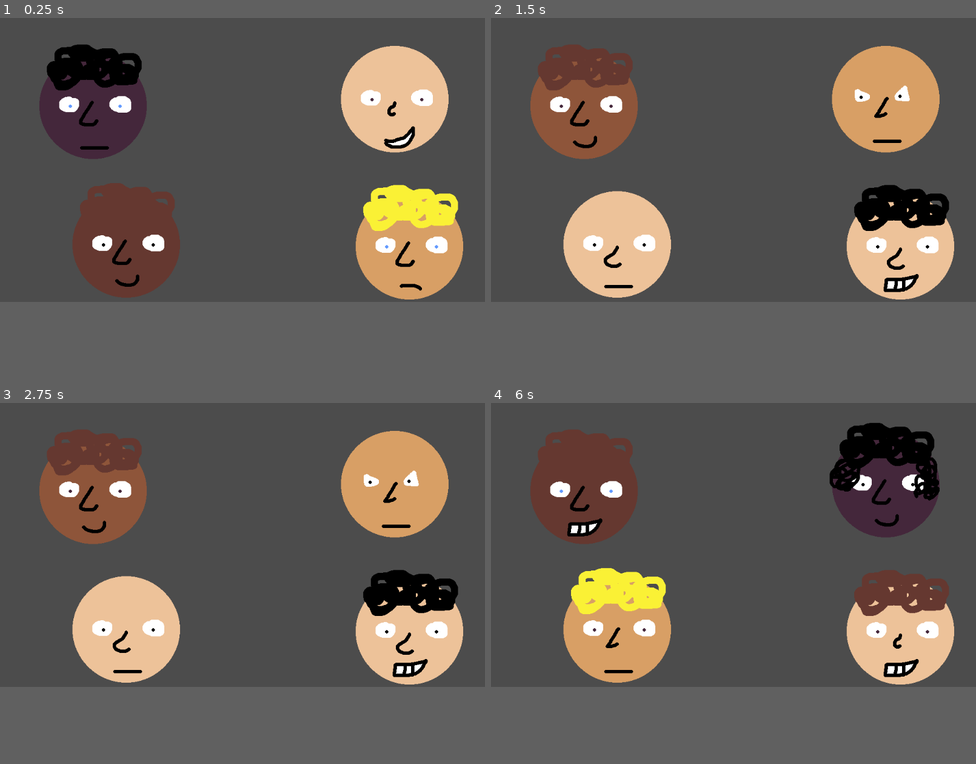
Above: before the commit, frames 1-4 (two rows, left to right).
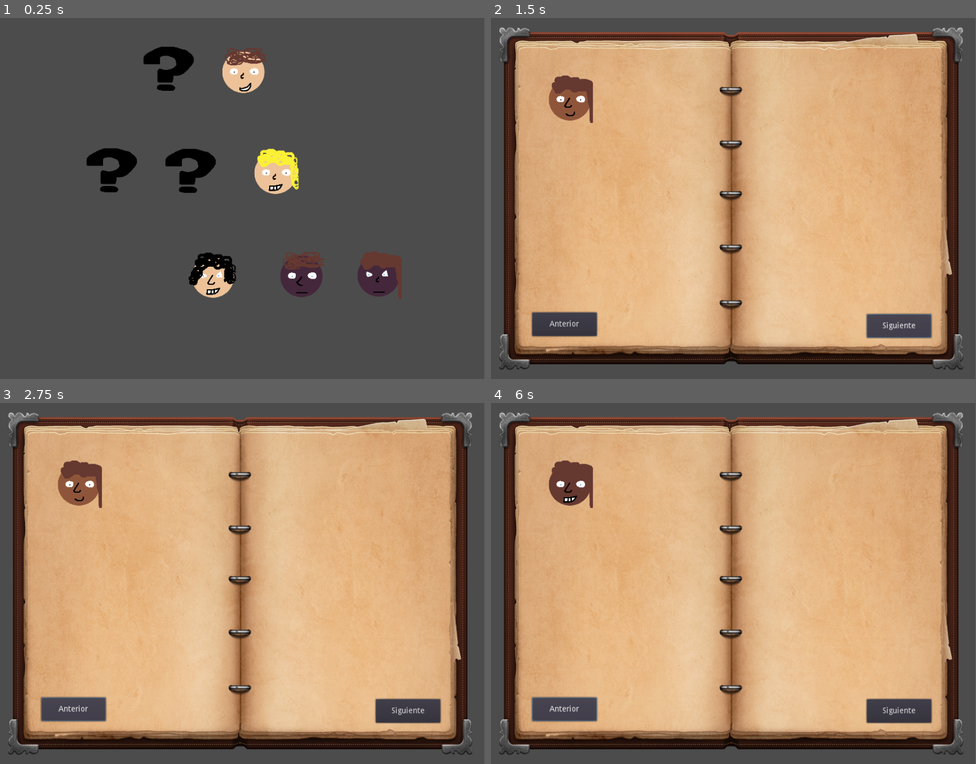
Above: after the commit, the same moments.

Repository: jnrdrgz/ggj-2023
Game: Godot game, scene res://MainScene.tscn
Same seed, same stepped clock (60 frames per second), same inputs: the game is played once before the commit and once after it.
Inputs (mouse positions are in pixels of both pictures, inside the frame that each line leads up to):
- Up to frame 1 (0.25 s): no input
- Up to frame 2 (1.5 s): tap Enter (ui_accept) at 0.5, 0.77, 0.8, 1.07 s; tap S (show_book, bound only after the commit) at 0.6 s; click (898, 259) at 1.25 s, where only the run after the commit has a clickable "Siguiente"
- Up to frame 3 (2.75 s): click (72, 644) at 2 s, where only the run after the commit has a clickable "Anterior"
- Up to frame 4 (6 s): click (898, 644) at 2.75 s, where only the run after the commit has a clickable "Siguiente"; click (563, 644) at 3.5 s, where only the run after the commit has a clickable "Anterior"; click (898, 644) at 4.25 s, where only the run after the commit has a clickable "Siguiente"; click (563, 644) at 5 s, where only the run after the commit has a clickable "Anterior"; tap Enter (ui_accept) at 5.75, 5.85 s
In our replay, the window is 800x468 before the commit and 799x595 after it. These sizes can differ from the game's own. Grey fills any space a smaller window leaves; there, only what the larger window draws over its background counts as a difference.

The runs differ from the first frame. In frame 1, 27% of the frame differs, in the area x 8-96%, y 7-78%; in frame 2, 75%; in frame 3, 75%; in frame 4, 81%, in the area x 1-98%, y 2-98%.

Commit message:
placeholder assets + tests

Diff:
--- /dev/null
+++ b/BookOfFaces.tscn
@@ -0,0 +1,29 @@
+[gd_scene load_steps=3 format=2]
+
+[ext_resource path="res://assets/book.png" type="Texture" id=1]
+[ext_resource path="res://RandomFace.tscn" type="PackedScene" id=2]
+
+[node name="BookOfFaces" type="Node2D"]
+
+[node name="Book" type="Sprite" parent="."]
+position = Vector2( 423, 313.5 )
+scale = Vector2( 0.558526, 0.640351 )
+texture = ExtResource( 1 )
+
+[node name="RandomFace" parent="." instance=ExtResource( 2 )]
+position = Vector2( 102, 97 )
+scale = Vector2( 0.33, 0.33 )
+
+[node name="Siguiente" type="Button" parent="."]
+margin_left = 672.0
+margin_top = 520.0
+margin_right = 787.0
+margin_bottom = 562.0
+text = "Siguiente"
+
+[node name="Anterior" type="Button" parent="."]
+margin_left = 78.0
+margin_top = 517.0
+margin_right = 193.0
+margin_bottom = 559.0
+text = "Anterior"
--- /dev/null
+++ b/MainScene.gd
@@ -0,0 +1,15 @@
+extends Node2D
+
+
+# Declare member variables here. Examples:
+# var a = 2
+# var b = "text"
+
+
+# Called when the node enters the scene tree for the first time.
+func _ready():
+	pass
+
+func _process(delta):
+	if Input.is_action_just_pressed("show_book"):
+		$BookOfFaces.visible = not $BookOfFaces.visible
--- a/MainScene.tscn
+++ b/MainScene.tscn
@@ -1,17 +1,46 @@
-[gd_scene load_steps=2 format=2]
+[gd_scene load_steps=5 format=2]
 
 [ext_resource path="res://RandomFace.tscn" type="PackedScene" id=1]
+[ext_resource path="res://BookOfFaces.tscn" type="PackedScene" id=2]
+[ext_resource path="res://MainScene.gd" type="Script" id=3]
+[ext_resource path="res://SignoPregunta.tscn" type="PackedScene" id=4]
 
-[node name="Node2D" type="Node2D"]
-
-[node name="RandomFace" parent="." instance=ExtResource( 1 )]
-position = Vector2( 66, 56 )
+[node name="Main" type="Node2D"]
+position = Vector2( 10, 15 )
+script = ExtResource( 3 )
 
 [node name="RandomFace2" parent="." instance=ExtResource( 1 )]
-position = Vector2( 703, 42 )
+position = Vector2( 379, 38 )
+scale = Vector2( 0.33, 0.33 )
 
-[node name="RandomFace3" parent="." instance=ExtResource( 1 )]
-position = Vector2( 136, 349 )
+[node name="RandomFace5" parent="." instance=ExtResource( 1 )]
+position = Vector2( 436, 217 )
+scale = Vector2( 0.33, 0.33 )
 
-[node name="RandomFace4" parent="." instance=ExtResource( 1 )]
-position = Vector2( 734, 353 )
+[node name="RandomFace6" parent="." instance=ExtResource( 1 )]
+position = Vector2( 325, 401 )
+scale = Vector2( 0.33, 0.33 )
+
+[node name="RandomFace7" parent="." instance=ExtResource( 1 )]
+position = Vector2( 482, 400 )
+scale = Vector2( 0.33, 0.33 )
+
+[node name="RandomFace8" parent="." instance=ExtResource( 1 )]
+position = Vector2( 619, 399 )
+scale = Vector2( 0.33, 0.33 )
+
+[node name="SignoPregunta" parent="." instance=ExtResource( 4 )]
+position = Vector2( 240, 36 )
+scale = Vector2( 0.461813, 0.315763 )
+
+[node name="SignoPregunta2" parent="." instance=ExtResource( 4 )]
+position = Vector2( 139, 216 )
+scale = Vector2( 0.461813, 0.315763 )
+
+[node name="SignoPregunta3" parent="." instance=ExtResource( 4 )]
+position = Vector2( 279, 217 )
+scale = Vector2( 0.461813, 0.315763 )
+
+[node name="BookOfFaces" parent="." instance=ExtResource( 2 )]
+visible = false
+position = Vector2( -15, -10 )
--- a/RandomFace.gd
+++ b/RandomFace.gd
@@ -4,19 +4,19 @@
 
 func get_random_face():
 	var rand_boca = rng.randi_range(1,5)
-	$Boca.texture = load("res://assets/boca/boca%s.png" % rand_boca)
+	$Boca.texture = load("res://assets/mujer/boca/boca%s.png" % rand_boca)
 
 	var rand_cara = rng.randi_range(1,5)
-	$Cara.texture = load("res://assets/cara/cara%s.png" % rand_cara)
+	$Cara.texture = load("res://assets/mujer/cara/cara%s.png" % rand_cara)
 
 	var rand_nariz = rng.randi_range(1,5)
-	$Nariz.texture = load("res://assets/nariz/nariz%s.png" % rand_nariz)
+	$Nariz.texture = load("res://assets/mujer/nariz/nariz%s.png" % rand_nariz)
 
 	var rand_ojos = rng.randi_range(1,5)
-	$Ojos.texture = load("res://assets/ojos/ojos%s.png" % rand_ojos)
+	$Ojos.texture = load("res://assets/mujer/ojos/ojos%s.png" % rand_ojos)
 
 	var rand_pelo = rng.randi_range(1,5)
-	$Pelo.texture = load("res://assets/pelo/pelo%s.png" % rand_pelo)
+	$Pelo.texture = load("res://assets/mujer/pelo/pelo%s.png" % rand_pelo)
 
 func _ready():
 	rng = RandomNumberGenerator.new()
--- a/RandomFace.tscn
+++ b/RandomFace.tscn
@@ -1,21 +1,31 @@
-[gd_scene load_steps=2 format=2]
+[gd_scene load_steps=7 format=2]
 
 [ext_resource path="res://RandomFace.gd" type="Script" id=1]
+[ext_resource path="res://assets/hombre/boca/boca1.png" type="Texture" id=2]
+[ext_resource path="res://assets/hombre/nariz/nariz1.png" type="Texture" id=3]
+[ext_resource path="res://assets/hombre/ojos/ojos1.png" type="Texture" id=4]
+[ext_resource path="res://assets/hombre/pelo/pelo2.png" type="Texture" id=5]
+[ext_resource path="res://assets/hombre/cara/cara1.png" type="Texture" id=6]
 
 [node name="RandomFace" type="Node2D"]
 script = ExtResource( 1 )
 
 [node name="Cara" type="Sprite" parent="."]
 position = Vector2( 128, 128 )
+texture = ExtResource( 6 )
 
 [node name="Boca" type="Sprite" parent="."]
 position = Vector2( 128, 128 )
+texture = ExtResource( 2 )
 
 [node name="Nariz" type="Sprite" parent="."]
 position = Vector2( 128, 128 )
+texture = ExtResource( 3 )
 
 [node name="Ojos" type="Sprite" parent="."]
 position = Vector2( 128, 128 )
+texture = ExtResource( 4 )
 
 [node name="Pelo" type="Sprite" parent="."]
 position = Vector2( 128, 128 )
+texture = ExtResource( 5 )
--- /dev/null
+++ b/SignoPregunta.tscn
@@ -0,0 +1,9 @@
+[gd_scene load_steps=2 format=2]
+
+[ext_resource path="res://assets/question_mark.png" type="Texture" id=1]
+
+[node name="SignoPregunta" type="Node2D"]
+
+[node name="QuestionMark" type="Sprite" parent="."]
+position = Vector2( 96, 122 )
+texture = ExtResource( 1 )
--- /dev/null
+++ b/Test.gd
@@ -0,0 +1,26 @@
+extends Node2D
+
+func createLine(from, to):
+	$MyLine.add_point(from)
+	$MyLine.add_point(to)
+
+func removeLine():
+	$MyLine.points = []
+
+func _ready():
+	pass
+	#removeLine()
+	#print($T1.global_position,$T1.global_position)
+	#createLine(Vector2(0,0),Vector2(40,40))
+
+
+func _draw():
+	var color = Color(0, 0, 0, 1)
+	draw_line($T1.global_position,$T2.global_position, color, 10.0)
+
+	var a = Vector2($T1.global_position.x,$T1.global_position.y+200)
+	var b = Vector2($T2.global_position.x,$T2.global_position.y+200)
+	draw_line(a,b, color, 10.0)
+
+
+	draw_line($T3.global_position,Vector2($T3.global_position.x,$T3.global_position.y-100), color, 10.0)
--- /dev/null
+++ b/Test.tscn
@@ -0,0 +1,33 @@
+[gd_scene load_steps=3 format=2]
+
+[ext_resource path="res://Test.gd" type="Script" id=1]
+[ext_resource path="res://icon.png" type="Texture" id=2]
+
+[node name="Test" type="Node2D"]
+script = ExtResource( 1 )
+
+[node name="T1" type="Node2D" parent="."]
+position = Vector2( 89, 89 )
+
+[node name="Icon" type="Sprite" parent="T1"]
+position = Vector2( 7, 1 )
+texture = ExtResource( 2 )
+
+[node name="T2" type="Node2D" parent="."]
+position = Vector2( 442, 87 )
+
+[node name="Icon2" type="Sprite" parent="T2"]
+position = Vector2( 3, 3 )
+texture = ExtResource( 2 )
+
+[node name="T3" type="Node2D" parent="."]
+position = Vector2( 212, 494 )
+
+[node name="Icon2" type="Sprite" parent="T3"]
+position = Vector2( 3, 3 )
+texture = ExtResource( 2 )
+
+[node name="MyLine" type="Line2D" parent="."]
+position = Vector2( 339, 204 )
+points = PoolVector2Array( -4, 3 )
+default_color = Color( 0, 0, 0, 1 )
--- a/project.godot
+++ b/project.godot
@@ -14,9 +14,22 @@
 run/main_scene="res://MainScene.tscn"
 config/icon="res://icon.png"
 
+[display]
+
+window/size/width=860
+window/size/height=640
+
 [gui]
 
 common/drop_mouse_on_gui_input_disabled=true
+
+[input]
+
+show_book={
+"deadzone": 0.5,
+"events": [ Object(InputEventKey,"resource_local_to_scene":false,"resource_name":"","device":0,"alt":false,"shift":false,"control":false,"meta":false,"command":false,"pressed":false,"scancode":83,"physical_scancode":0,"unicode":0,"echo":false,"script":null)
+ ]
+}
 
 [physics]
 
Not shown, removed: assets/boca/boca1.png.import
Not shown, removed: assets/boca/boca2.png.import
Not shown, removed: assets/boca/boca3.png.import
Not shown, removed: assets/boca/boca4.png.import
Not shown, removed: assets/boca/boca5.png.import
Binary file added: assets/book.png
Not shown, added: assets/book.png.import
Not shown, removed: assets/cara/cara1.png.import
Not shown, removed: assets/cara/cara2.png.import
Not shown, removed: assets/cara/cara3.png.import
Not shown, removed: assets/cara/cara4.png.import
Not shown, removed: assets/cara/cara5.png.import
(and 119 more such lines)
